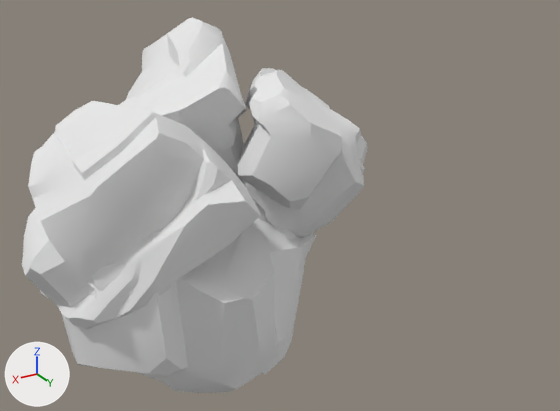
The Blender file starman/starman/res/model/kaiganDoukutsu/kaiganDoukutsu.blend as it was, and as the next commit left it.
Before and after are seen from a camera (50 mm lens) standing at (308.0, 684.0, 336.0) and looking at (-90.0, 22.0, 4.0). Arrows for +X, +Y and +Z are at lower left; the lights stay in place.

Names of what the first picture shows: 'Rock_Medium_3.002'.
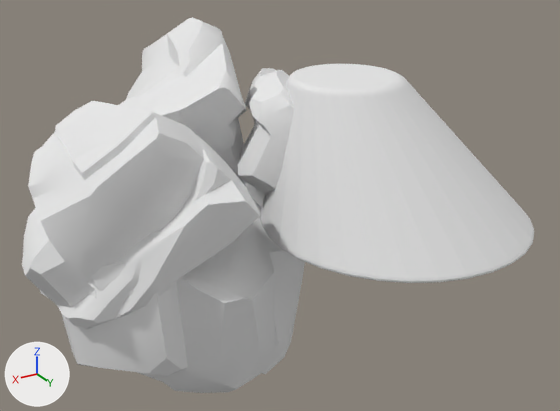
Diff of the bpy script that builds the scene:
```diff
--- a/starman/starman/res/model/kaiganDoukutsu/kaiganDoukutsu.blend.py
+++ b/starman/starman/res/model/kaiganDoukutsu/kaiganDoukutsu.blend.py
@@ me_cylinder @@
+me_cylinder.from_pydata(...)  # 320 vertices, 290 faces; spans x -2.5..2.52, y -2.52..2.5, z -1.0..1.03
+me_cylinder.materials.append(mat_rocks)  # its picture is missing
@@ ob_cylinder @@
+ob_cylinder = bpy.data.objects.new('Cylinder', me_cylinder)
+ob_cylinder.location = (-192.8, 91.8, 68.3)
+ob_cylinder.scale = (57.5, 57.5, 77.0)
```

Boxes [x1, y1, x2, y2] around the edits, measured in the pictures (560 x 411 px):
'Cylinder', added: after [261, 64, 534, 283]
